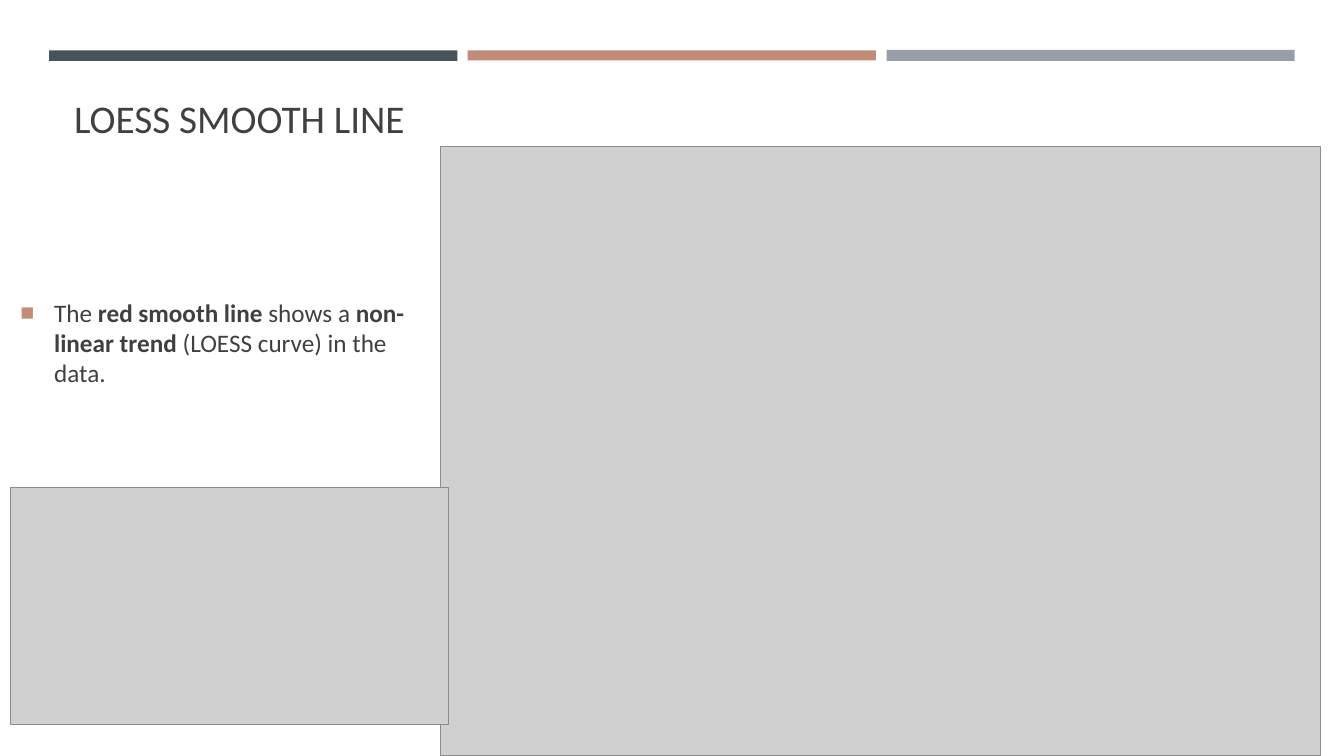
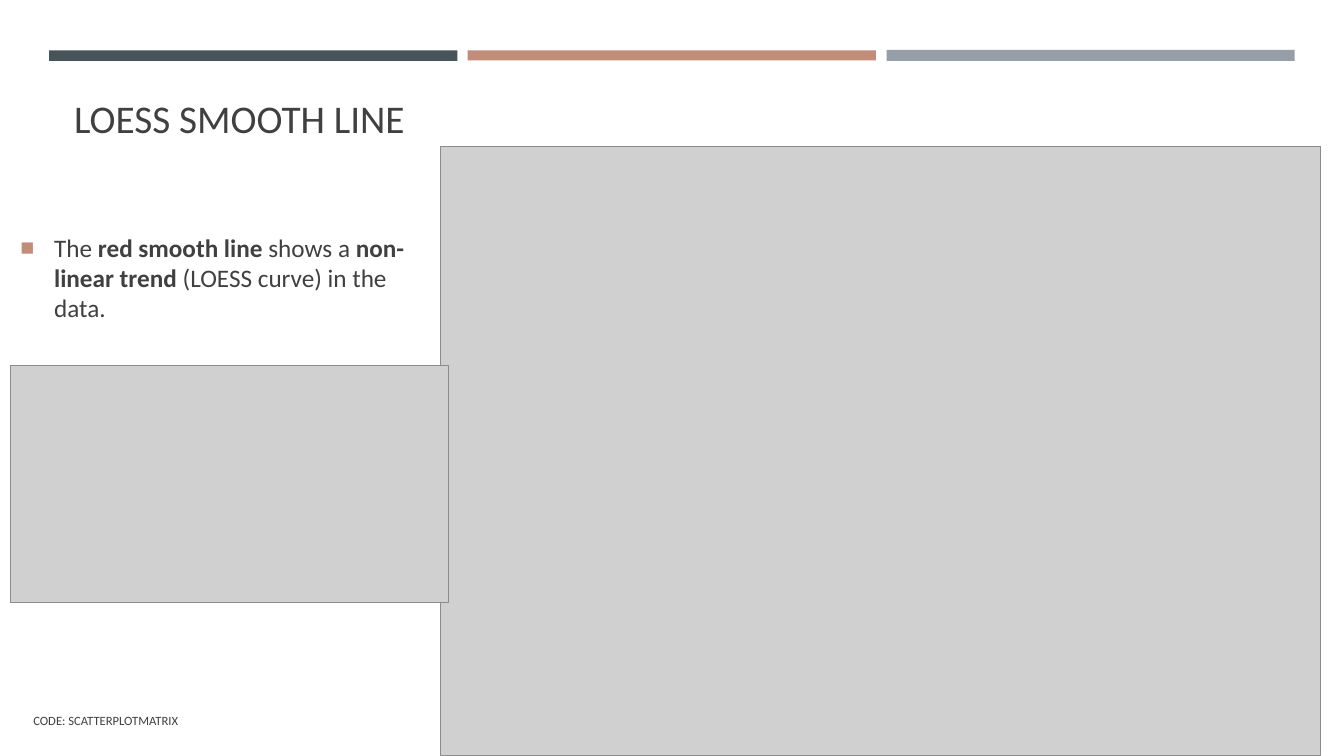
Before and after one commit to gisynw/geog-247, a slide deck: slide 27 of docs/Lectures/Week03/Week03_DataExploration.pptx (slide 26 before the commit). Drawn at 1344x756 pixels with LibreOffice and Linux fonts; fonts in the diff are those of the drawing; grey boxes stand for pictures. Boxes give left, top, right and bottom in pixels: in the first picture for what was removed or moved away, otherwise in the second. Text is boxed around its words. In the diff, an @@ line names an element or a change of style, - is before the commit and + after.

```diff
--- a/docs/Lectures/Week03/Week03_DataExploration.pptx
+++ b/docs/Lectures/Week03/Week03_DataExploration.pptx
@@ text "The red smooth line shows ..." moved from (x1=54, y1=304, x2=404, y2=382) to (x1=54, y1=239, x2=404, y2=317) @@
@@ picture moved from (x1=10, y1=487, x2=449, y2=724) to (x1=10, y1=366, x2=449, y2=603) @@
@@ text added at (x1=33, y1=717, x2=178, y2=725), 9 pt, text #404040 @@
+CODE: SCATTERPLOTMATRIX
```
Also in this commit, not shown: 6 other slides changed, 1 slide added, 3 other files.
